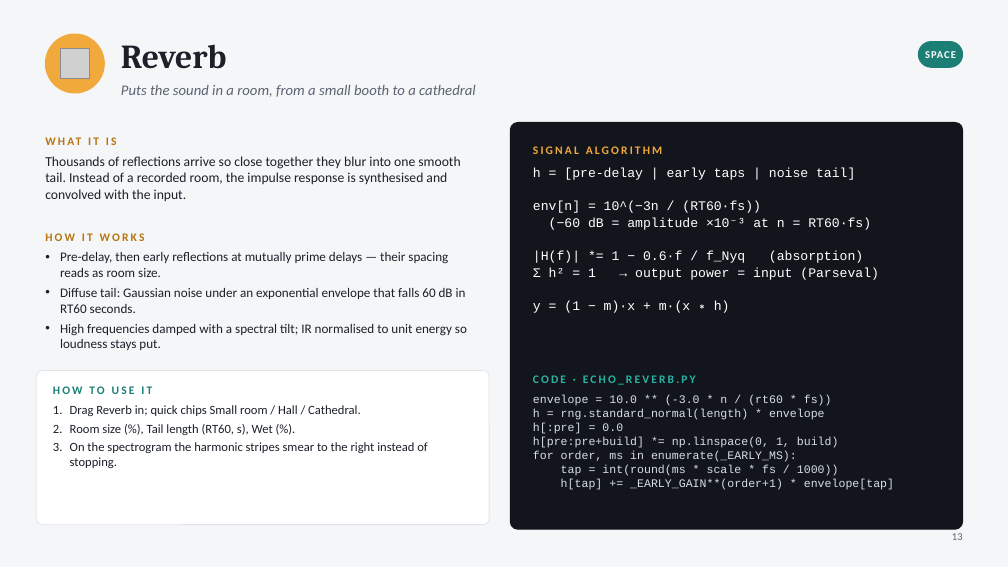
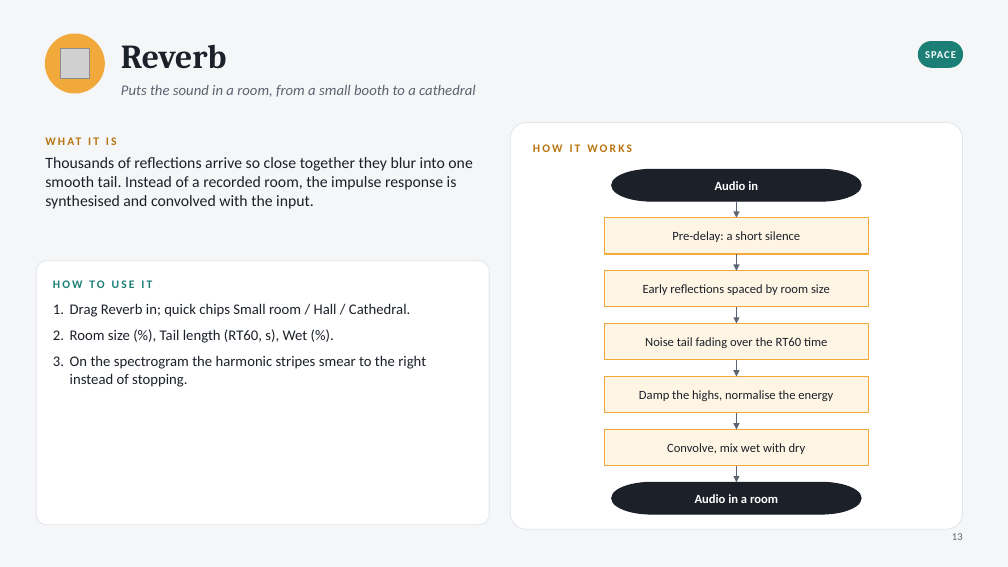
Before and after one commit to Nafis37/Audio_Chef, a slide deck: slide 13 of Audio_Chef.pptx. Drawn at 1008x567 pixels with LibreOffice and Linux fonts; fonts in the diff are those of the drawing; grey boxes stand for pictures. Boxes give left, top, right and bottom in pixels: in the first picture for what was removed or moved away, otherwise in the second. Text is boxed around its words. In the diff, an @@ line names an element or a change of style, - is before the commit and + after.

```diff
--- a/Audio_Chef.pptx
+++ b/Audio_Chef.pptx
@@ rounded rectangle at (x1=510, y1=123, x2=963, y2=529): fill #12151C to #FFFFFF; outline #12151C 1 pt to #E1E5EA 0.75 pt; proportions changed @@
@@ text "HOW IT WORKS" moved from (x1=45, y1=233, x2=145, y2=241) to (x1=533, y1=144, x2=632, y2=152) @@
@@ text removed at (x1=533, y1=146, x2=662, y2=154) @@
-SIGNAL ALGORITHM
@@ text "Thousands of reflections arrive so ..." at (x1=45, y1=157, x2=472, y2=209): size 13 to 15 pt @@
@@ text removed at (x1=533, y1=168, x2=879, y2=313) @@
-h = [pre-delay | early taps | noise tail]
-env[n] = 10^(−3n / (RT60·fs))
-(−60 dB = amplitude ×10⁻³ at n = RT60·fs)
-|H(f)| *= 1 − 0.6·f / f_Nyq (absorption)
-Σ h² = 1 → output power = input (Parseval)
-y = (1 − m)·x + m·(x ∗ h)
@@ pill shape added at (x1=612, y1=169, x2=861, y2=201), fill #1B2029, outline #1B2029 1 pt, 12 pt, text #FFFFFF, bold @@
+Audio in
@@ arrow added from (737, 201) to (737, 218), #5B6472 1.25 pt @@
@@ rectangle added at (x1=604, y1=218, x2=869, y2=254), fill #FFF5E4, outline #F2A93B 1 pt, 12 pt, text #1B2029 @@
+Pre-delay: a short silence
@@ rounded rectangle resized from (x1=36, y1=371, x2=489, y2=525) to (x1=36, y1=261, x2=489, y2=525) @@
@@ text removed at (x1=60, y1=252, x2=467, y2=350) @@
-• Pre-delay, then early reflections at mutually prime delays — their spacing reads as room size.
-• Diffuse tail: Gaussian noise under an exponential envelope that falls 60 dB in RT60 seconds.
-• High frequencies damped with a spectral tilt; IR normalised to unit energy so loudness stays put.
@@ arrow added from (737, 254) to (737, 271), #5B6472 1.25 pt @@
@@ text "HOW TO USE IT" moved from (x1=53, y1=386, x2=152, y2=394) to (x1=53, y1=280, x2=152, y2=288) @@
@@ rectangle added at (x1=604, y1=271, x2=869, y2=307), fill #FFF5E4, outline #F2A93B 1 pt, 12 pt, text #1B2029 @@
+Early reflections spaced by room size
@@ text "Drag Reverb in; quick chips ..." moved from (x1=70, y1=405, x2=427, y2=468) to (x1=70, y1=303, x2=426, y2=387) @@
@@ text "Drag Reverb in; quick chips ..." at (x1=70, y1=303, x2=426, y2=387): size 12 to 14 pt; more space between paragraphs @@
@@ rectangle added at (x1=604, y1=324, x2=869, y2=360), fill #FFF5E4, outline #F2A93B 1 pt, 12 pt, text #1B2029 @@
+Noise tail fading over the RT60 time
@@ arrow added from (737, 307) to (737, 324), #5B6472 1.25 pt @@
@@ text removed at (x1=533, y1=375, x2=696, y2=385) @@
-CODE · ECHO_REVERB.PY
@@ rectangle added at (x1=604, y1=377, x2=869, y2=413), fill #FFF5E4, outline #F2A93B 1 pt, 12 pt, text #1B2029 @@
+Damp the highs, normalise the energy
@@ arrow added from (737, 360) to (737, 377), #5B6472 1.25 pt @@
@@ text removed at (x1=533, y1=395, x2=894, y2=490) @@
-envelope = 10.0 ** (-3.0 * n / (rt60 * fs))
-h = rng.standard_normal(length) * envelope
-h[:pre] = 0.0
-h[pre:pre+build] *= np.linspace(0, 1, build)
-for order, ms in enumerate(_EARLY_MS):
-tap = int(round(ms * scale * fs / 1000))
-h[tap] += _EARLY_GAIN**(order+1) * envelope[tap]
@@ arrow added from (737, 413) to (737, 430), #5B6472 1.25 pt @@
@@ rectangle added at (x1=604, y1=430, x2=869, y2=466), fill #FFF5E4, outline #F2A93B 1 pt, 12 pt, text #1B2029 @@
+Convolve, mix wet with dry
@@ arrow added from (737, 466) to (737, 482), #5B6472 1.25 pt @@
@@ pill shape added at (x1=612, y1=482, x2=861, y2=514), fill #1B2029, outline #1B2029 1 pt, 12 pt, text #FFFFFF, bold @@
+Audio in a room
```
Also in this commit, not shown: 17 other slides changed, 3 other files.
